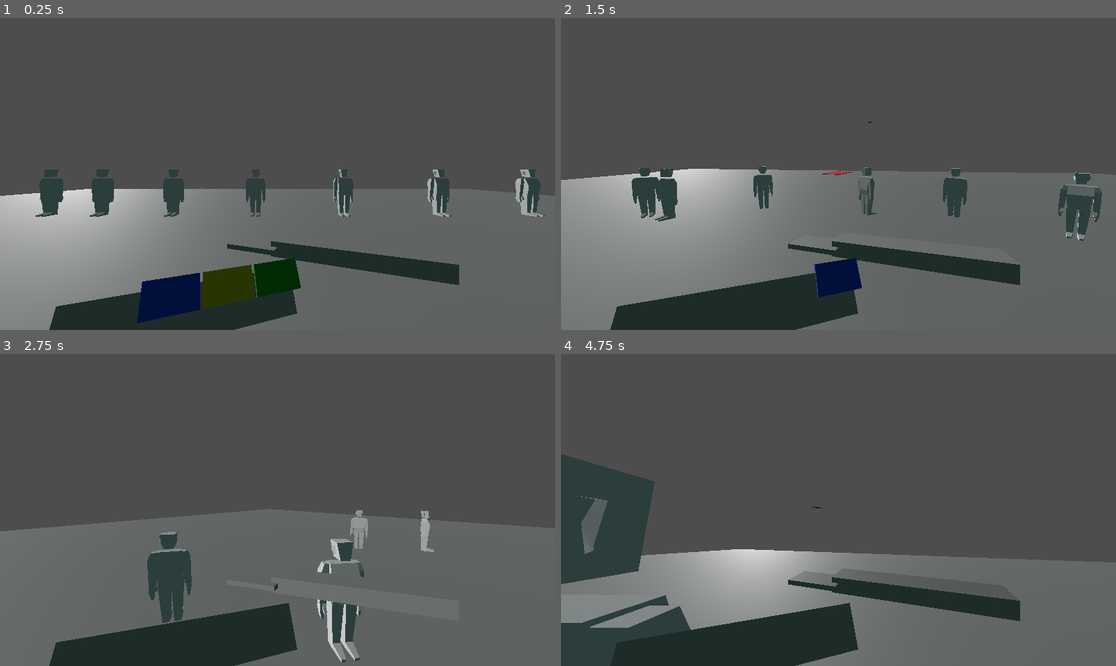
Above: before the commit, frames 1-4 (two rows, left to right).
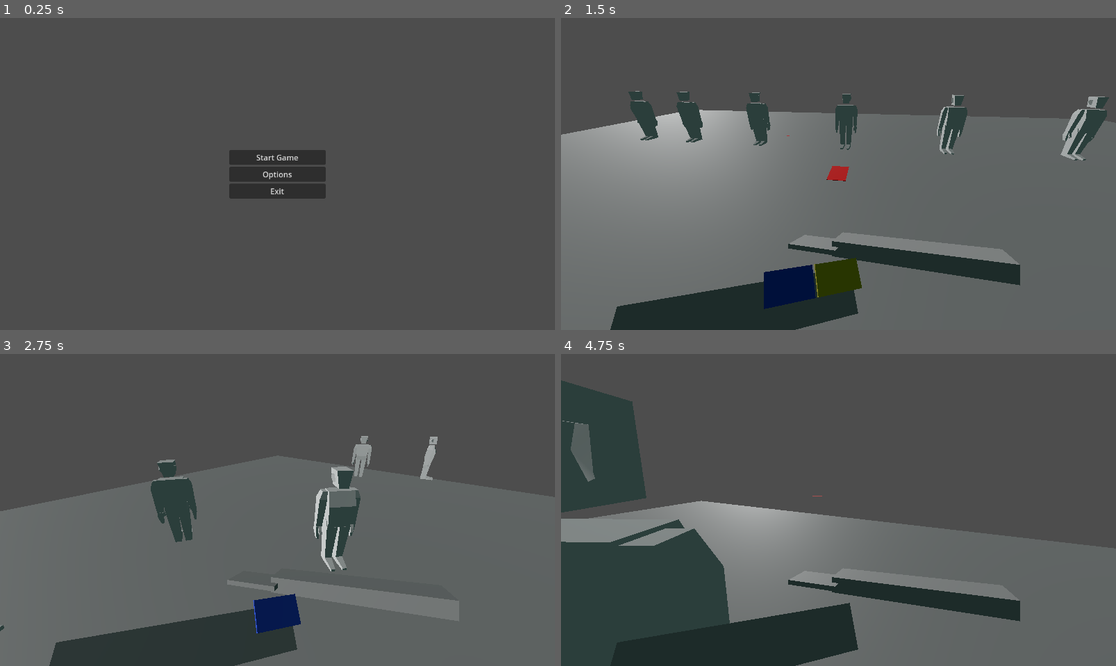
Above: after the commit, the same moments.

Repository: BlackBrad/network-ninja
Game: Godot game, scene res://scenes/main_menu.tscn
Two runs of this game, one before a commit and one after it. Both use one fixed random seed, a clock stepped at 60 frames per second and the inputs below. Before the commit the project starts from res://scenes/test_level.tscn.
Inputs (mouse positions are in pixels of both pictures, inside the frame that each line leads up to):
- Up to frame 1 (0.25 s): no input
- Up to frame 2 (1.5 s): click (838, 158) at 0.5 s, where only the run after the commit has a clickable "Start Game"; tap Enter (ui_accept) at 1.25 s; move the mouse to (832, 180) at 1.27 s; hold W (move_forward) from 1.28 s (still down); click (832, 180) at 1.35 s
- Up to frame 3 (2.75 s): keep holding W (move_forward); tap Enter (ui_accept) at 1.52, 2.27 s; move the mouse to (316, 513) at 2.02 s; click (316, 513) at 2.1 s
- Up to frame 4 (4.75 s): move the mouse to (794, 506) at 2.77 s; click (794, 506) at 2.85 s; move the mouse to (844, 510) at 3.52 s; release W (move_forward) at 3.53 s; hold A (move_left) 3.53-4.28 s; click (844, 510) at 3.6 s; tap Enter (ui_accept) at 3.77, 4.52 s; move the mouse to (816, 503) at 4.27 s; hold W (move_forward) from 4.28 s (still down); click (816, 503) at 4.35 s

The runs differ from the first frame. In frame 1, 34% of the frame differs, in the area x 0-100%, y 42-100%; in frame 2, 26%; in frame 3, 9.6%; in frame 4, 22%.

Commit message:
Added init main menu

Diff:
--- a/project.godot
+++ b/project.godot
@@ -11,7 +11,7 @@
 [application]
 
 config/name="Network-ninja"
-run/main_scene="res://scenes/test_level.tscn"
+run/main_scene="res://scenes/main_menu.tscn"
 config/features=PackedStringArray("4.1", "GL Compatibility")
 config/icon="res://icon.svg"
 
@@ -19,8 +19,17 @@
 
 ScoringSystem="*res://scripts/scoring_system.gd"
 
+[display]
+
+window/size/mode=2
+
 [input]
 
+ui_menu={
+"deadzone": 0.5,
+"events": [Object(InputEventKey,"resource_local_to_scene":false,"resource_name":"","device":-1,"window_id":0,"alt_pressed":false,"shift_pressed":false,"ctrl_pressed":false,"meta_pressed":false,"pressed":false,"keycode":4194305,"physical_keycode":4194305,"key_label":4194305,"unicode":0,"echo":false,"script":null)
+]
+}
 move_forward={
 "deadzone": 0.5,
 "events": [Object(InputEventKey,"resource_local_to_scene":false,"resource_name":"","device":-1,"window_id":0,"alt_pressed":false,"shift_pressed":false,"ctrl_pressed":false,"meta_pressed":false,"pressed":false,"keycode":0,"physical_keycode":87,"key_label":0,"unicode":87,"echo":false,"script":null)
@@ -46,6 +55,11 @@
 "events": [Object(InputEventMouseButton,"resource_local_to_scene":false,"resource_name":"","device":-1,"window_id":0,"a …(253 unchanged characters)…
 ]
 }
+escape_to_menu={
+"deadzone": 0.5,
+"events": [Object(InputEventKey,"resource_local_to_scene":false,"resource_name":"","device":-1,"window_id":0,"alt_pressed":false,"shift_pressed":false,"ctrl_pressed":false,"meta_pressed":false,"pressed":false,"keycode":0,"physical_keycode":4194305,"key_label":0,"unicode":0,"echo":false,"script":null)
+]
+}
 
 [rendering]
 
--- /dev/null
+++ b/scenes/main_menu.tscn
@@ -0,0 +1,126 @@
+[gd_scene load_steps=3 format=3 uid="uid://cye37mxsaq4c6"]
+
+[ext_resource type="Script" path="res://scripts/MainMenu.gd" id="1_rxbpr"]
+[ext_resource type="Script" path="res://scenes/VolumeLabel.gd" id="2_sq77u"]
+
+[node name="Node" type="Node"]
+
+[node name="MainMenu" type="Control" parent="."]
+layout_mode = 3
+anchors_preset = 15
+anchor_right = 1.0
+anchor_bottom = 1.0
+grow_horizontal = 2
+grow_vertical = 2
+script = ExtResource("1_rxbpr")
+
+[node name="Sprite2D" type="Sprite2D" parent="MainMenu"]
+
+[node name="MainMenuContainer" type="VBoxContainer" parent="MainMenu"]
+layout_mode = 1
+anchors_preset = 8
+anchor_left = 0.5
+anchor_top = 0.5
+anchor_right = 0.5
+anchor_bottom = 0.5
+offset_left = -100.0
+offset_top = -50.5
+offset_right = 100.0
+offset_bottom = 50.5
+grow_horizontal = 2
+grow_vertical = 2
+
+[node name="start_button" type="Button" parent="MainMenu/MainMenuContainer"]
+layout_mode = 2
+text = "Start Game"
+
+[node name="option_button" type="Button" parent="MainMenu/MainMenuContainer"]
+layout_mode = 2
+text = "Options"
+
+[node name="exit_button" type="Button" parent="MainMenu/MainMenuContainer"]
+layout_mode = 2
+text = "Exit"
+
+[node name="OptionMenuContainer" type="VBoxContainer" parent="MainMenu"]
+visible = false
+layout_mode = 1
+anchors_preset = 8
+anchor_left = 0.5
+anchor_top = 0.5
+anchor_right = 0.5
+anchor_bottom = 0.5
+offset_left = -10.0
+offset_top = -21.5
+offset_right = 10.0
+offset_bottom = 21.5
+grow_horizontal = 2
+grow_vertical = 2
+
+[node name="OptionTabContainer" type="TabContainer" parent="MainMenu/OptionMenuContainer"]
+custom_minimum_size = Vector2(500, 500)
+layout_mode = 2
+tab_alignment = 1
+
+[node name="Sound" type="TabBar" parent="MainMenu/OptionMenuContainer/OptionTabContainer"]
+layout_mode = 2
+
+[node name="Master" type="Label" parent="MainMenu/OptionMenuContainer/OptionTabContainer/Sound"]
+layout_mode = 0
+offset_right = 40.0
+offset_bottom = 23.0
+
+[node name="MasterVolumeInput" type="HScrollBar" parent="MainMenu/OptionMenuContainer/OptionTabContainer/Sound"]
+layout_mode = 0
+offset_right = 8.0
+offset_bottom = 8.0
+
+[node name="MasterVolumeValueLabel" type="Label" parent="MainMenu/OptionMenuContainer/OptionTabContainer/Sound/MasterVolumeInput"]
+layout_mode = 0
+offset_right = 40.0
+offset_bottom = 23.0
+script = ExtResource("2_sq77u")
+
+[node name="SFX" type="Label" parent="MainMenu/OptionMenuContainer/OptionTabContainer/Sound"]
+layout_mode = 0
+offset_right = 40.0
+offset_bottom = 23.0
+
+[node name="SoundVolumeInput" type="HScrollBar" parent="MainMenu/OptionMenuContainer/OptionTabContainer/Sound"]
+layout_mode = 0
+offset_right = 8.0
+offset_bottom = 8.0
+
+[node name="SFXVolumeValueLabel" type="Label" parent="MainMenu/OptionMenuContainer/OptionTabContainer/Sound/SoundVolumeInput"]
+layout_mode = 0
+offset_right = 40.0
+offset_bottom = 23.0
+script = ExtResource("2_sq77u")
+
+[node name="Music" type="Label" parent="MainMenu/OptionMenuContainer/OptionTabContainer/Sound"]
+layout_mode = 0
+offset_right = 40.0
+offset_bottom = 23.0
+
+[node name="MusicVolumeInput" type="HScrollBar" parent="MainMenu/OptionMenuContainer/OptionTabContainer/Sound"]
+layout_mode = 0
+offset_right = 8.0
+offset_bottom = 8.0
+
+[node name="MusicVolumeValueLabel" type="Label" parent="MainMenu/OptionMenuContainer/OptionTabContainer/Sound/MusicVolumeInput"]
+layout_mode = 0
+offset_right = 40.0
+offset_bottom = 23.0
+script = ExtResource("2_sq77u")
+
+[node name="OptionMenuButtons" type="HBoxContainer" parent="MainMenu/OptionMenuContainer"]
+layout_mode = 2
+
+[node name="ApplyButton" type="Button" parent="MainMenu/OptionMenuContainer/OptionMenuButtons"]
+layout_mode = 2
+
+[node name="CancelButton" type="Button" parent="MainMenu/OptionMenuContainer/OptionMenuButtons"]
+layout_mode = 2
+
+[connection signal="pressed" from="MainMenu/MainMenuContainer/start_button" to="MainMenu" method="_on_start_button_pressed"]
+[connection signal="pressed" from="MainMenu/MainMenuContainer/option_button" to="MainMenu" method="_on_option_button_pressed"]
--- a/scenes/test_level.tscn
+++ b/scenes/test_level.tscn
@@ -13,7 +13,7 @@
 
 [node name="Ground" type="CSGBox3D" parent="."]
 use_collision = true
-size = Vector3(60, 0.2, 60)
+size = Vector3(30, 0.2, 30)
 
 [node name="Player" parent="." instance=ExtResource("1_wn24y")]
 transform = Transform3D(1, 0, 0, 0, 1, 0, 0, 0, 1, 0, 2, 2)
--- /dev/null
+++ b/scripts/MainMenu.gd
@@ -0,0 +1,41 @@
+extends Control
+
+
+var game_start = preload("res://scenes/test_level.tscn")
+
+var settings_file = ConfigFile.new()
+
+var audio_settings: Vector3 = Vector3(50.0, 50.0, 50.0)
+
+@onready var optionContainer = get_node("OptionMenuContainer")
+@onready var mainMenuContainer = get_node("MainMenuContainer")
+
+# Called when the node enters the scene tree for the first time.
+func _ready():
+	_load_settings()
+
+# Called every frame. 'delta' is the elapsed time since the previous frame.
+func _process(delta):
+	pass
+
+func _on_start_button_pressed():
+	var scene_tree = get_tree()
+	scene_tree.change_scene_to_packed(game_start)
+
+func _on_option_button_pressed():
+	optionContainer.visible = true
+	mainMenuContainer.visible = false
+
+
+func _save_settings():
+	settings_file.set_value("AUDIO","General",audio_settings.x)
+	settings_file.set_value("AUDIO","Music",audio_settings.y)
+	settings_file.set_value("AUDIO","SFX",audio_settings.z)
+
+	settings_file.save("res://settings.cfg")
+
+func _load_settings():
+	if (settings_file.load("res://settings.cfg") != OK):
+		_save_settings()
+	else:
+		pass
--- /dev/null
+++ b/scripts/VolumeLabel.gd
@@ -0,0 +1,7 @@
+extends Label
+
+func _ready():
+	self.text= str(get_parent().value) + "%"
+
+func _on_h_scroll_bar_value_changed(value):
+	self.text = str(value) + "%"
--- a/scripts/player.gd
+++ b/scripts/player.gd
@@ -5,6 +5,7 @@
 const JUMP_VELOCITY = 4.5
 const MOUSE_SENSITIVITY = 0.01
 var business_card_prefab = preload("res://scenes/business_card.tscn")
+var main_menu = preload("res://scenes/main_menu.tscn")
 
 # Get the gravity from the project settings to be synced with RigidBody nodes.
 var gravity = ProjectSettings.get_setting("physics/3d/default_gravity")
@@ -26,6 +27,9 @@
 		pivot.rotation.x = clamp(pivot.rotation.x - event.relative.y * MOUSE_SENSITIVITY, -0.5 * PI, 0.5 * PI)
 
 		_relative_mouse_motion = event.relative * MOUSE_SENSITIVITY
+
+	elif Input.is_action_pressed("escape_to_menu"):
+			return_to_menu()
 
 
 func handle_business_card():
@@ -94,3 +98,8 @@
 				child.set_business_card_type(card_type)
 
 	hand = new_hand
+
+func return_to_menu():
+	Input.set_mouse_mode(Input.MOUSE_MODE_VISIBLE)
+	var scene_tree = get_tree()
+	scene_tree.change_scene_to_packed(main_menu)
